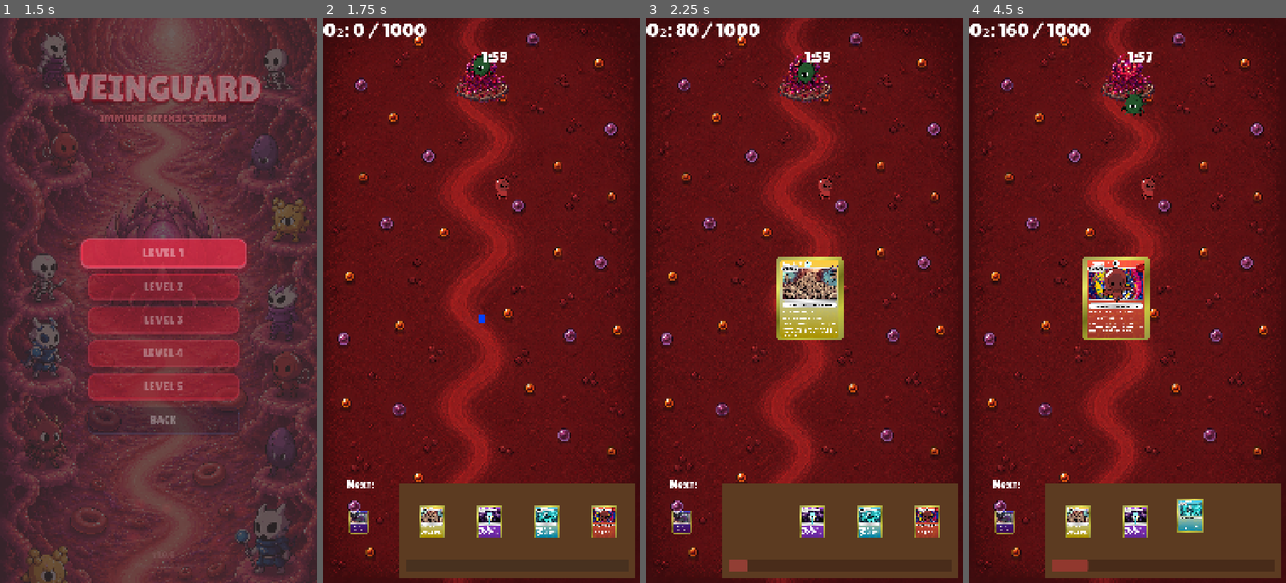
Above: before the commit, frames 1-4 (left to right).
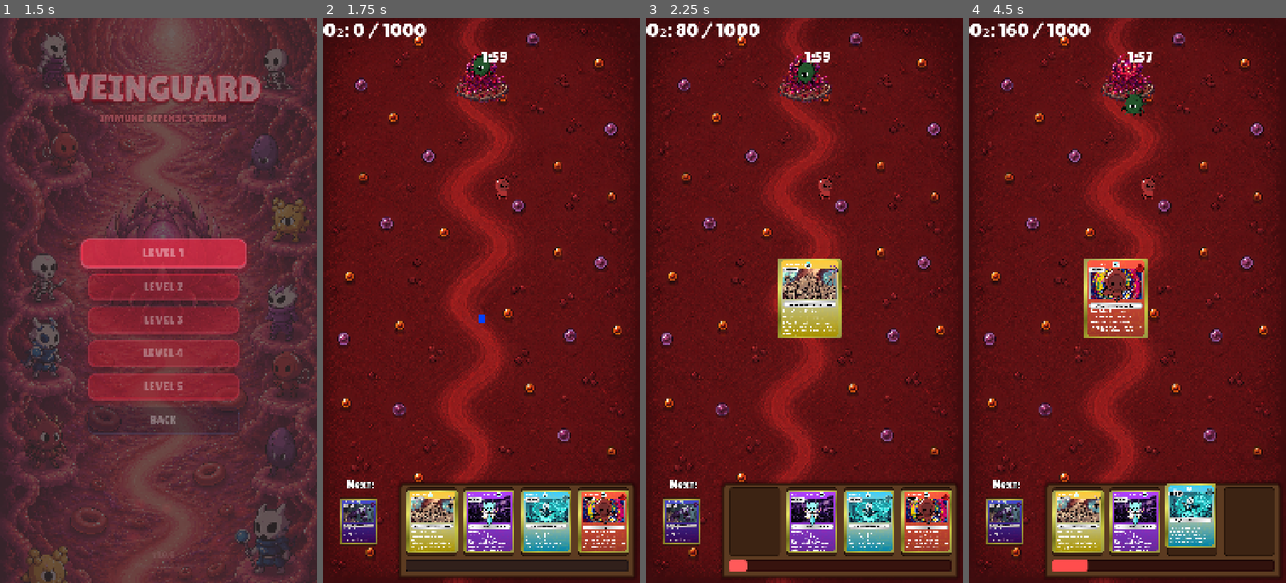
Above: after the commit, the same moments.

Repository: viPipar/veinguard
Game: Godot game, scene res://core/ui/MainMenu.tscn
The game is run twice, just before and just after one commit, with the same random seed, the same clock (stepped at 60 frames per second) and the same inputs.
Inputs (mouse positions are in pixels of both pictures, inside the frame that each line leads up to):
- Up to frame 1 (1.5 s): click "START DEFENSE" at 0.5 s; click "LEVEL 1" at 1.25 s
- Up to frame 2 (1.75 s): no input
- Up to frame 3 (2.25 s): click (753, 520) at 2 s
- Up to frame 4 (4.5 s): click (1133, 520) at 2.75 s; click (1190, 520) at 3.5 s; click (1247, 520) at 4.25 s

Frame 1 is identical in both runs. In frame 2, 9.8% of the frame differs, in the area x 5-99%, y 81-100%; in frame 3, 12%; in frame 4, 12%, in the area x 5-99%, y 42-100%.

Commit message:
fix minor

Diff:
--- a/veinguard/core/autoloads/AudioManager.gd
+++ b/veinguard/core/autoloads/AudioManager.gd
@@ -3,10 +3,10 @@
 var bgm_player: AudioStreamPlayer
 
 var select_sfx = preload("res://audio/select.mp3")
-var in_game_bgm = preload("res://audio/music in game.mp3")
+var in_game_bgm = preload("res://audio/Stronghold 1 Soundtrack - 03 Castlejam.mp3")
 var plop_sfx = preload("res://audio/plop.mp3")
 var winning_sfx = preload("res://audio/winning.mp3")
-var last_second_sfx = preload("res://audio/last second.mp3")
+var last_second_sfx = preload("res://audio/Stronghold 1 Soundtrack - 03 Castlejam.mp3")
 
 func _ready() -> void:
 	bgm_player = AudioStreamPlayer.new()
--- a/veinguard/core/ui/HandManager.gd
+++ b/veinguard/core/ui/HandManager.gd
@@ -49,10 +49,10 @@
 ]
 
 # ── Konstanta layout ───────────────────────────────────────────────────────
-const CARD_SCALE          : Vector2 = Vector2(0.165, 0.165)
-const NEXT_CARD_SCALE     : Vector2 = Vector2(0.12, 0.12)
-const CARD_CENTER_Y       : float   = 1710.0
-const NEXT_CARD_CENTER_Y  : float   = 1710.0
+const TARGET_CARD_WIDTH       : float   = 173.0
+const TARGET_NEXT_CARD_WIDTH  : float   = 126.0
+const CARD_CENTER_Y           : float   = 1710.0
+const NEXT_CARD_CENTER_Y      : float   = 1710.0
 const SLOT_CENTER_X       : Array   = [370.0, 565.0, 760.0, 955.0]
 const NEXT_CARD_CENTER_X  : float   = 120.0
 
@@ -98,15 +98,13 @@
 	for i in 4:
 		var card          := UnitCard.new()
 		card.name          = "HandSlot%d" % i
-		card.scale         = CARD_SCALE
-		# Posisi diset secara dinamis di _assign_slot setelah tekstur dimuat
+		# Posisi dan skala diset secara dinamis di _assign_slot setelah tekstur dimuat
 		add_child(card)   # _ready() kartu dipanggil di sini
 		_slots.append(card)
 
 	# Buat Next Card slot
 	_next_card_slot       = UnitCard.new()
 	_next_card_slot.name  = "NextCardSlot"
-	_next_card_slot.scale = NEXT_CARD_SCALE
 	_next_card_slot.modulate.a = 0.8  # Sedikit transparan
 	_next_card_slot.mouse_filter = Control.MOUSE_FILTER_IGNORE # Tidak bisa diklik
 	add_child(_next_card_slot)
@@ -178,9 +176,13 @@
 		card.texture_normal = data.front_tex
 		card.size           = data.front_tex.get_size()
 
+		var s: float = TARGET_CARD_WIDTH / card.size.x
+		card.scale = Vector2(s, s)
+		card.base_scale = card.scale
+
 	card._recompute_center()
 
-	# Posisikan dengan akurat berdasarkan pivot center
+	# Posisikan dengan akurat berdasarkan pivot center dan ukuran asli
 	card.position = Vector2(SLOT_CENTER_X[slot_idx], CARD_CENTER_Y) - (card.size / 2.0)
 	card.base_pos = card.position
 
@@ -203,6 +205,10 @@
 		_next_card_slot.texture_normal = data.front_tex
 		_next_card_slot.size = data.front_tex.get_size()
 
+		var s: float = TARGET_NEXT_CARD_WIDTH / _next_card_slot.size.x
+		_next_card_slot.scale = Vector2(s, s)
+		_next_card_slot.base_scale = _next_card_slot.scale
+
 	_next_card_slot._recompute_center()
 
 	_next_card_slot.position = Vector2(NEXT_CARD_CENTER_X, NEXT_CARD_CENTER_Y) - (_next_card_slot.size / 2.0)
--- a/veinguard/main.tscn
+++ b/veinguard/main.tscn
@@ -13,6 +13,54 @@
 [sub_resource type="LabelSettings" id="LabelSettings_efxa6"]
 font = ExtResource("15_font")
 font_size = 64
+
+[sub_resource type="StyleBoxFlat" id="StyleBoxFlat_deck"]
+bg_color = Color(0.36, 0.23, 0.13, 1)
+border_width_left = 6
+border_width_top = 6
+border_width_right = 6
+border_width_bottom = 6
+border_color = Color(0.2, 0.1, 0.05, 1)
+corner_radius_top_left = 16
+corner_radius_top_right = 16
+shadow_color = Color(0, 0, 0, 0.4)
+shadow_size = 12
+
+[sub_resource type="StyleBoxFlat" id="StyleBoxFlat_empty_slot"]
+bg_color = Color(0.18, 0.1, 0.05, 0.7)
+border_width_left = 2
+border_width_top = 2
+border_width_right = 2
+border_width_bottom = 2
+border_color = Color(0.1, 0.05, 0.02, 1)
+corner_radius_top_left = 10
+corner_radius_top_right = 10
+corner_radius_bottom_right = 10
+corner_radius_bottom_left = 10
+
+[sub_resource type="StyleBoxFlat" id="StyleBoxFlat_elixir_bg"]
+bg_color = Color(0.15, 0.1, 0.1, 0.8)
+border_width_left = 2
+border_width_top = 2
+border_width_right = 2
+border_width_bottom = 2
+border_color = Color(0, 0, 0, 1)
+corner_radius_top_left = 8
+corner_radius_top_right = 8
+corner_radius_bottom_right = 8
+corner_radius_bottom_left = 8
+
+[sub_resource type="StyleBoxFlat" id="StyleBoxFlat_elixir_fill"]
+bg_color = Color(1, 1, 1, 1)
+border_width_left = 2
+border_width_top = 2
+border_width_right = 2
+border_width_bottom = 2
+border_color = Color(1, 1, 1, 0.5)
+corner_radius_top_left = 8
+corner_radius_top_right = 8
+corner_radius_bottom_right = 8
+corner_radius_bottom_left = 8
 
 [node name="Main" type="Node2D"]
 script = ExtResource("1_main")
@@ -38,27 +86,70 @@
 offset_bottom = 23.0
 label_settings = SubResource("LabelSettings_efxa6")
 
-[node name="DeckBackground" type="ColorRect" parent="HUD"]
+[node name="DeckBackground" type="Panel" parent="HUD"]
 offset_left = 260.0
 offset_top = 1580.0
 offset_right = 1060.0
 offset_bottom = 1900.0
-color = Color(0.36, 0.23, 0.13, 1)
+theme_override_styles/panel = SubResource("StyleBoxFlat_deck")
+
+[node name="EmptySlot0" type="Panel" parent="HUD/DeckBackground"]
+layout_mode = 0
+offset_left = 23.0
+offset_top = 14.0
+offset_right = 196.0
+offset_bottom = 247.0
+theme_override_styles/panel = SubResource("StyleBoxFlat_empty_slot")
+
+[node name="EmptySlot1" type="Panel" parent="HUD/DeckBackground"]
+layout_mode = 0
+offset_left = 218.0
+offset_top = 14.0
+offset_right = 391.0
+offset_bottom = 247.0
+theme_override_styles/panel = SubResource("StyleBoxFlat_empty_slot")
+
+[node name="EmptySlot2" type="Panel" parent="HUD/DeckBackground"]
+layout_mode = 0
+offset_left = 413.0
+offset_top = 14.0
+offset_right = 586.0
+offset_bottom = 247.0
+theme_override_styles/panel = SubResource("StyleBoxFlat_empty_slot")
+
+[node name="EmptySlot3" type="Panel" parent="HUD/DeckBackground"]
+layout_mode = 0
+offset_left = 608.0
+offset_top = 14.0
+offset_right = 781.0
+offset_bottom = 247.0
+theme_override_styles/panel = SubResource("StyleBoxFlat_empty_slot")
 
 [node name="NextLabel" type="Label" parent="HUD"]
 offset_left = 80.0
 offset_top = 1560.0
 offset_right = 200.0
 offset_bottom = 1610.0
+theme_override_colors/font_outline_color = Color(0, 0, 0, 1)
+theme_override_constants/outline_size = 8
 theme_override_fonts/font = ExtResource("15_font")
 theme_override_font_sizes/font_size = 40
 text = "Next:"
+
+[node name="NextEmptySlot" type="Panel" parent="HUD"]
+offset_left = 57.0
+offset_top = 1625.0
+offset_right = 183.0
+offset_bottom = 1794.0
+theme_override_styles/panel = SubResource("StyleBoxFlat_empty_slot")
 
 [node name="OxygenBar" type="ProgressBar" parent="HUD"]
 offset_left = 280.0
 offset_top = 1840.0
 offset_right = 1040.0
 offset_bottom = 1880.0
+theme_override_styles/background = SubResource("StyleBoxFlat_elixir_bg")
+theme_override_styles/fill = SubResource("StyleBoxFlat_elixir_fill")
 show_percentage = false
 
 [node name="TimerLabel" type="Label" parent="HUD"]
Binary file added: veinguard/assets/ui/Character/Clostridium.png
Binary file added: veinguard/assets/ui/Character/Streptococcus.png
Not shown, added: veinguard/audio/Stronghold 1 Soundtrack - 03 Castlejam.mp3.import
Not shown: 1 places in veinguard/main.tscn that only renumber resources
Not shown, added: veinguard/audio/Stronghold 1 Soundtrack - 03 Castlejam.mp3
